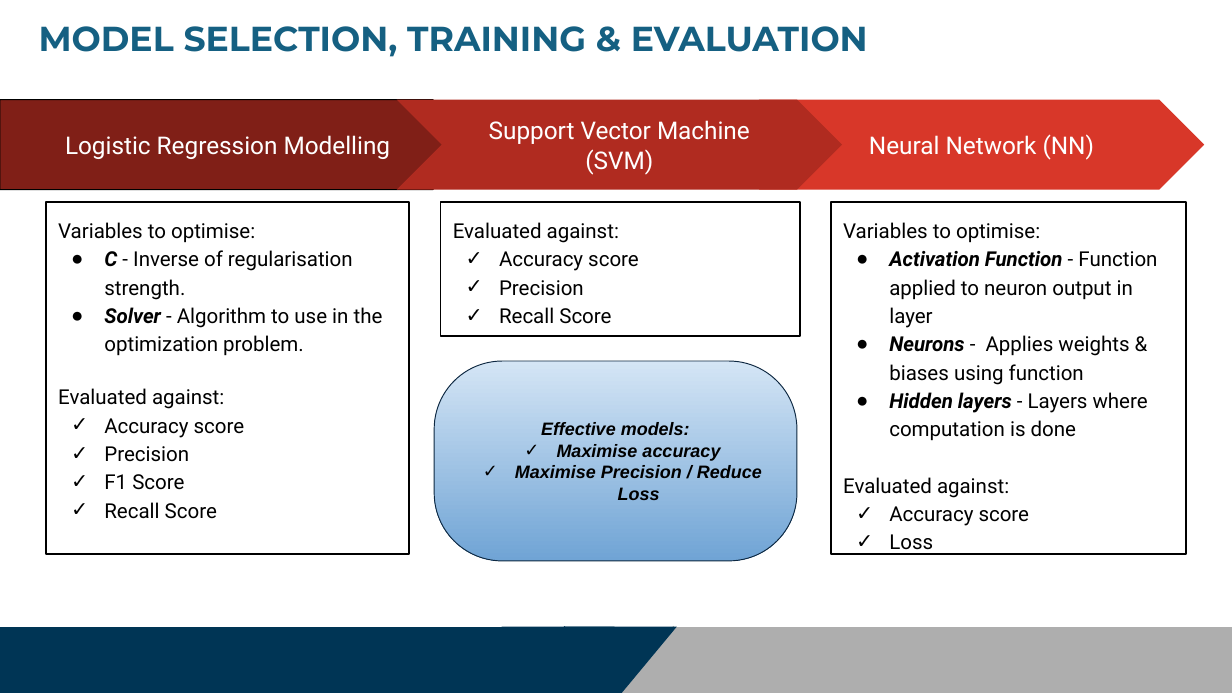
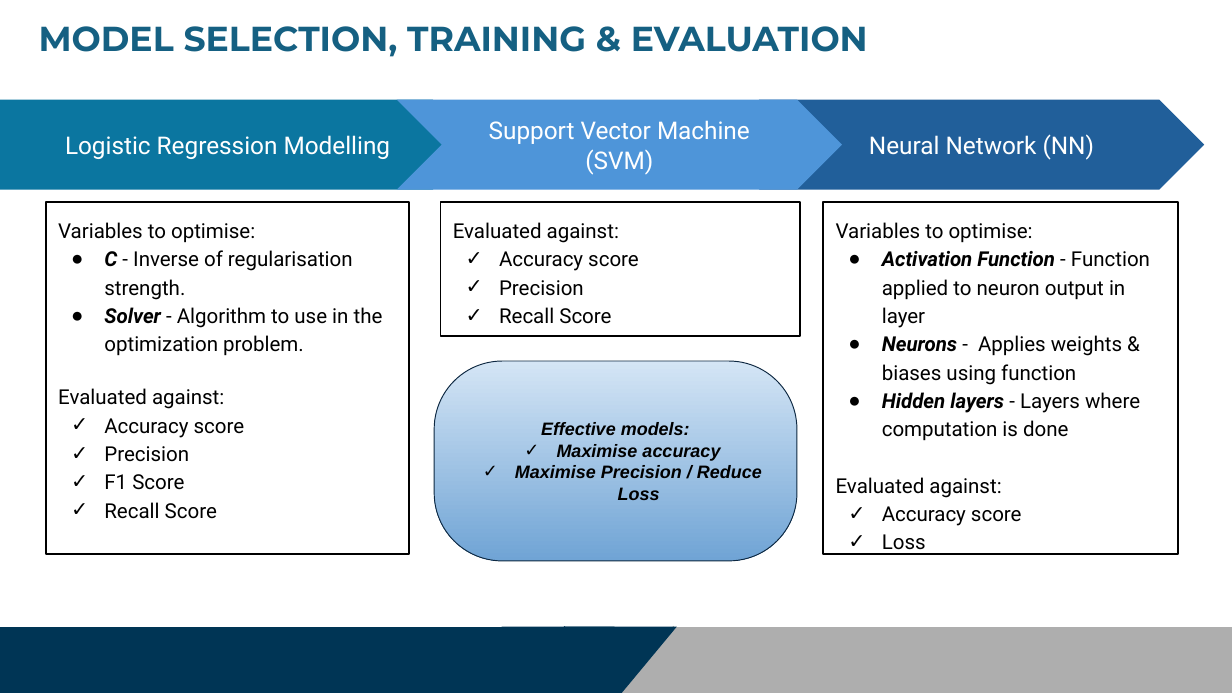
Before and after one commit to Sueraaa/proj-4-grp-1, a slide deck: slide 10 of Obesity_Slide_Deck.pptx. Drawn at 1232x693 pixels with LibreOffice and Linux fonts; fonts in the diff are those of the drawing. Boxes give left, top, right and bottom in pixels: in the first picture for what was removed or moved away, otherwise in the second. Text is boxed around its words. In the diff, an @@ line names an element or a change of style, - is before the commit and + after.

Commit message:
Colour change on pptx

```diff
--- a/Obesity_Slide_Deck.pptx
+++ b/Obesity_Slide_Deck.pptx
@@ pentagon arrow "Logistic Regression Modelling" at box(0, 100, 478, 190): fill #801F17 to #0B76A0; outline #000000 0.75 pt to none @@
@@ chevron "Support Vector Machine (SVM)" at box(396, 100, 842, 190): fill #B02B20 to #4E95D9 @@
@@ chevron "Neural Network (NN)" at box(759, 100, 1204, 190): fill #D83729 to #215F9A @@
@@ rectangle "Variables to optimise:": place and size @@
-rectangle "Variables to optimise:" at box(831, 202, 1186, 555)
+rectangle "Variables to optimise:" at box(823, 202, 1178, 555)
```
